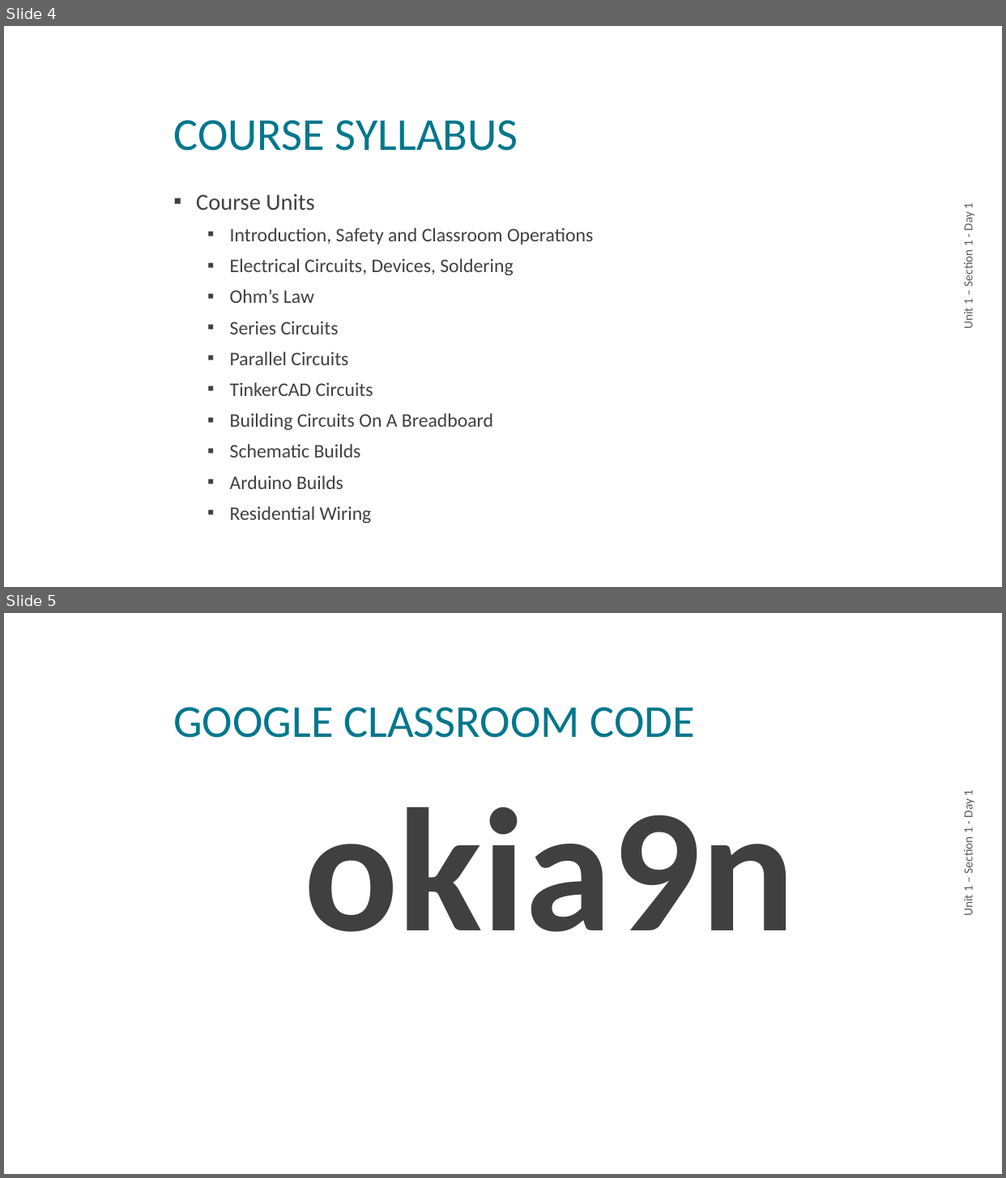
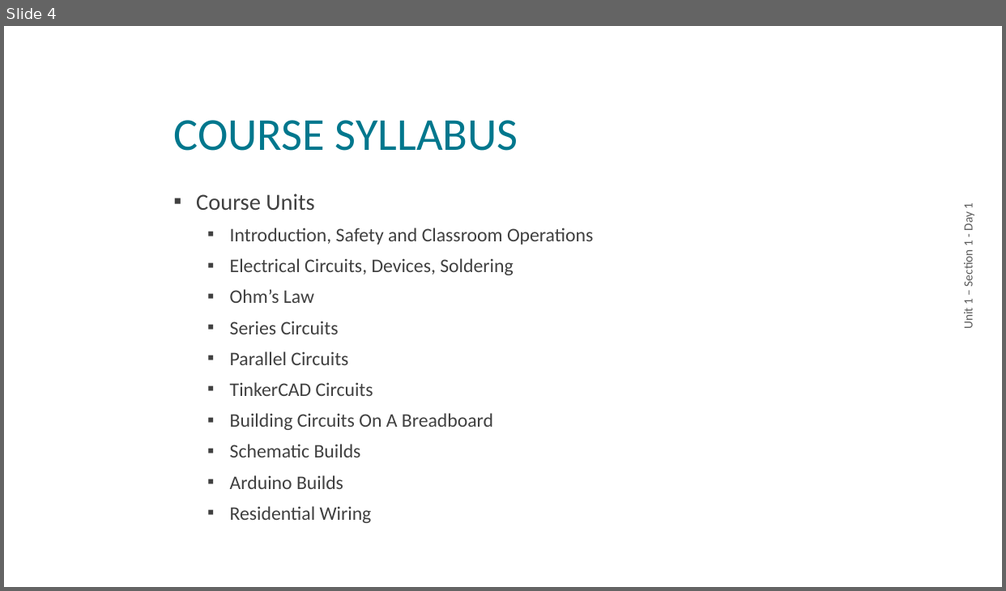
Before and after one commit to nickvertucci/Technology-Education-Curriculum, a slide deck: High School/Modern Electricity and Electronics/Unit 1 - Introduction, Safety & Design Process/Section 1 - Syllabus Overview and Classroom Operation/Assets/Unit 1 - Section 1 - Syllabus.pptx. Shown one above the other, each under a label of ours: slides 4 and 5 before the commit, slide 4 after it. The pictures are 1006x1178 and 1006x591 pixels, drawn with LibreOffice and Linux fonts; fonts in the diff are those of the drawing; background and template pictures are left out. Boxes give left, top, right and bottom in pixels: in the first picture for what was removed or moved away, otherwise in the second. Text is boxed around its words. In the diff, an @@ line names an element or a change of style, - is before the commit and + after.

```diff
--- a/High School/Modern Electricity and Electronics/Unit 1 - Introduction, Safety & Design Process/Section 1 - Syllabus Overview and Classroom Operation/Assets/Unit 1 - Section 1 - Syllabus.pptx
+++ b/High School/Modern Electricity and Electronics/Unit 1 - Introduction, Safety & Design Process/Section 1 - Syllabus Overview and Classroom Operation/Assets/Unit 1 - Section 1 - Syllabus.pptx
@@ slide 5 removed at [4, 613, 1002, 1174], background picture (left out) @@
@@ title removed at [173, 707, 695, 738] @@
-GOOGLE CLASSROOM CODE
@@ text removed at [961, 790, 976, 915] @@
-Unit 1 – Section 1 - Day 1
@@ text removed at [304, 807, 795, 932] @@
-okia9n
```
Also in this commit, not shown: 1 other file.
